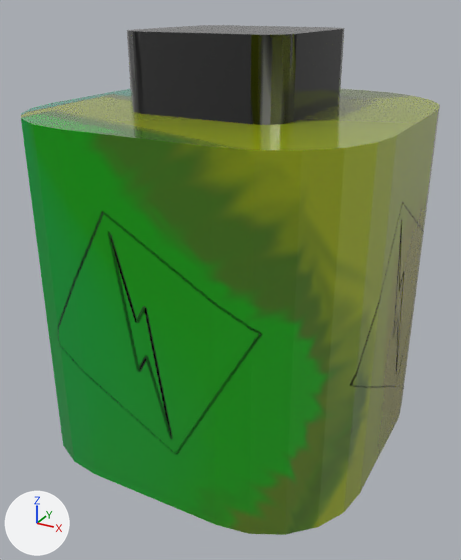
Renders of the OBJ model res/models/Assets/battery/battery.obj from each side of a commit.
Camera for both pictures: a camera (50 mm lens) standing at (0.645, -1.209, 0.579) and looking at (-0.012, -0.015, -0.018). Arrows for +X, +Y and +Z are at lower left; the lights stay in place. Where no turn or scale is listed for an object, it has been applied to the vertices.
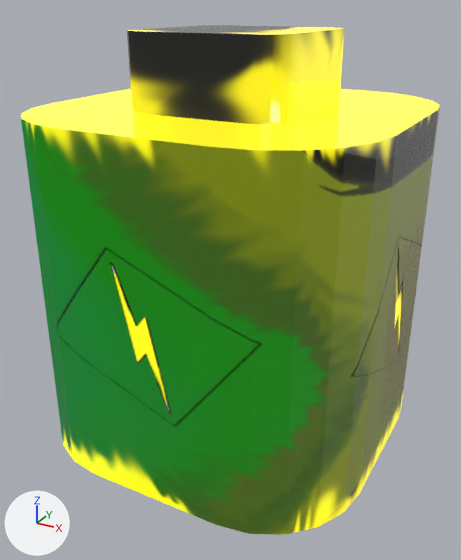
Commit message: another battery

Boxes [x1, y1, x2, y2] around the edits, measured in the pictures (461 x 560 px):
'Cube', surface changed
    both: [21, 26, 440, 535]
part 1 of me_cube, surface changed
    both: [21, 28, 440, 535]

What changed in the scene script:
```text
Add img_untitled_material_002_emission_png:
    img_untitled_material_002_emission_png = load_image('untitled_Material.002_Emission.png', 'untitled_Material.002_Emission.png', 1024, 1024, 'sRGB')
Change mat_material_002:
    where n0 = _N.new('ShaderNodeBsdfPrincipled'); n0.name = 'Principled BSDF'
    add n0.inputs[28].default_value = 1.0  # 'Emission Strength'
    where n5 = _N.new('ShaderNodeTexImage'); n5.name = 'Image Texture.003'
    n5.image: img_untitled_material_002_normal_png -> img_untitled_material_002_emission_png
    add n7 = _N.new('ShaderNodeTexImage'); n7.name = 'Image Texture.004'
    add n7.image = img_untitled_material_002_normal_png
    where n6 = _N.new('ShaderNodeNormalMap'); n6.name = 'Normal Map'
    remove _L.new(n5.outputs[0], n6.inputs[1])  # 'Color' to 'Color'
    add _L.new(n5.outputs[0], n0.inputs[27])  # 'Color' to 'Emission Color'
    add _L.new(n7.outputs[0], n6.inputs[1])  # 'Color' to 'Color'
Change me_cube:
    where me_cube.from_pydata(...)  # 144 vertices, 76 faces; spans x -0.375..0.375, y -0.375..0.375, z -0.525..0.525
    used by ob_cube; location = (0.0, 0.0, 0.0)
    me_cube part 1: texture (UV) coordinates of 73 of 76 faces, centred in x -0.375..0.375, y -0.375..0.375, z -0.45..0.45, changed; they spanned u 0.19..0.81, v 0.0..1.0 and now span u 0.08..0.94, v 0.0..1.0
```
